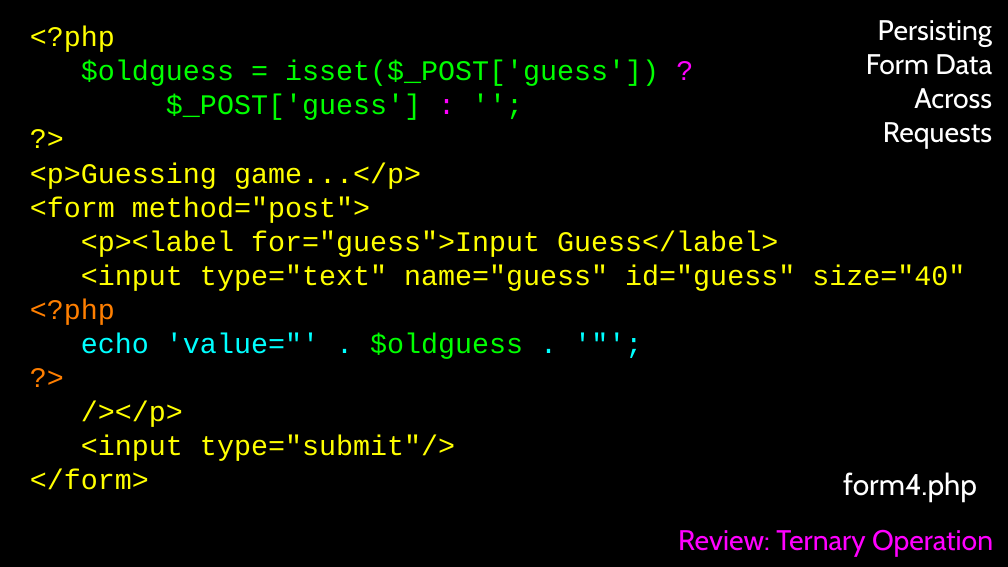
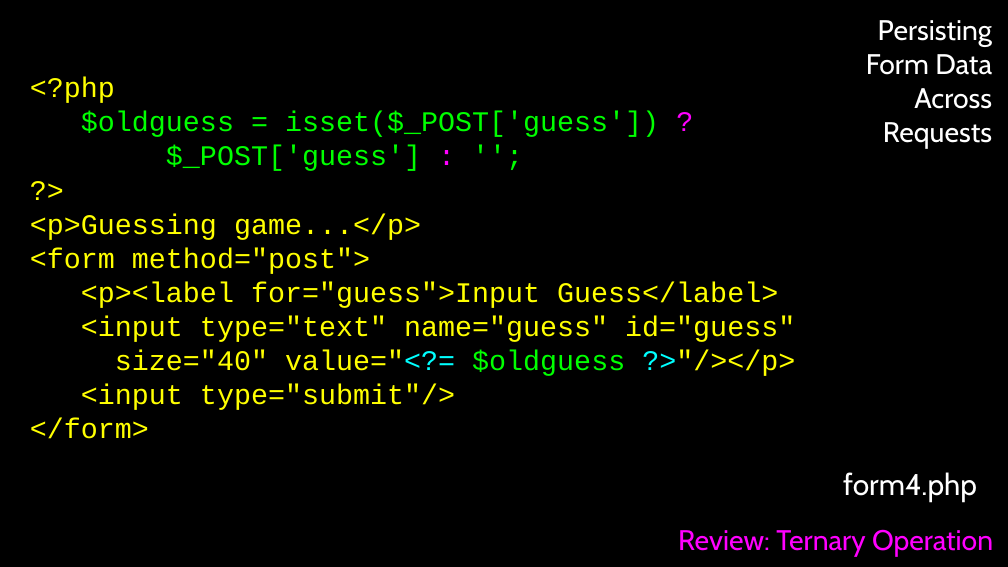
Before and after one commit to csev/wa4e, a slide deck: slide 12 of lectures/PHP-06-Forms.ppt. Drawn at 1008x567 pixels with LibreOffice and Linux fonts; fonts in the diff are those of the drawing. Boxes give left, top, right and bottom in pixels: in the first picture for what was removed or moved away, otherwise in the second. Text is boxed around its words. In the diff, an @@ line names an element or a change of style, - is before the commit and + after.

```diff
--- a/lectures/PHP-06-Forms.ppt
+++ b/lectures/PHP-06-Forms.ppt
@@ text at (81, 316, 795, 376): text changed @@
-<input type="text" name="guess" id="guess" size="40"
-<?php
-echo 'value="' . $oldguess . '"';
-?>
-/></p>
+<input type="text" name="guess" id="guess"
+size="40" value="<?= $oldguess ?>"/></p>
```
Also in this commit, not shown: 8 other slides changed, 7 other files.
